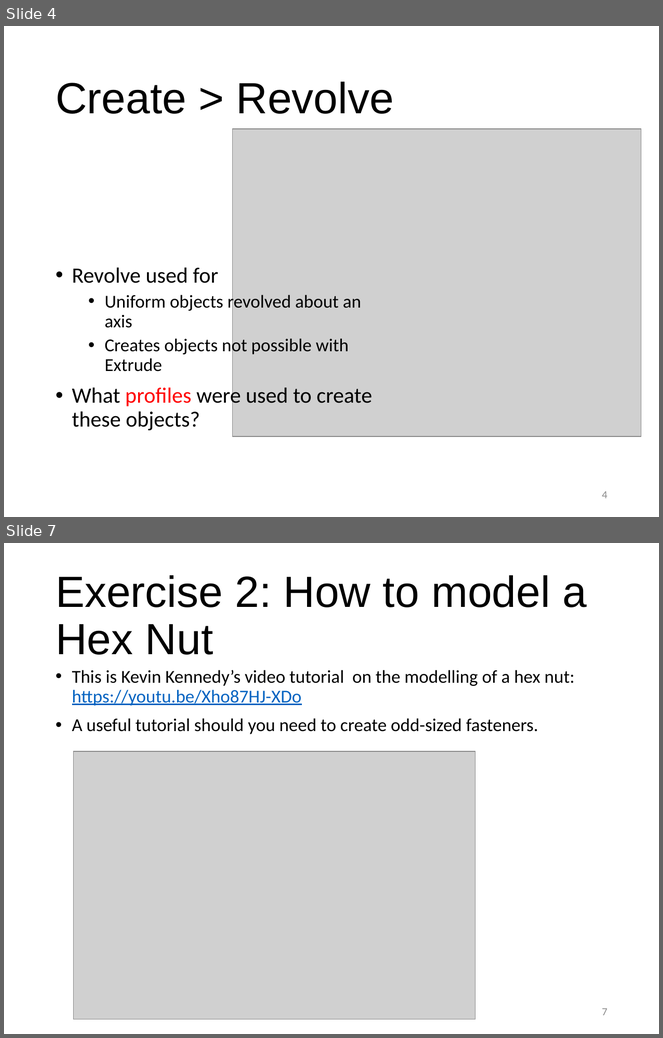
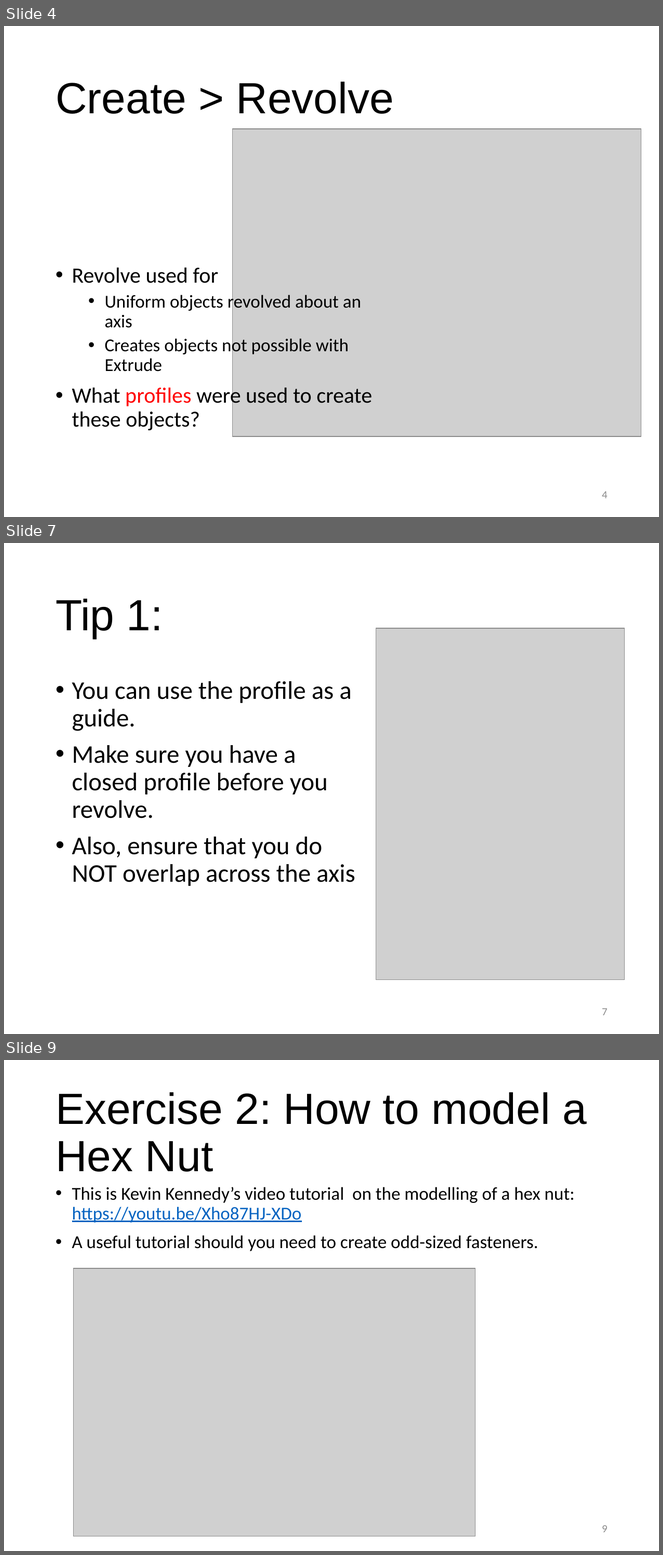
Before and after one commit to RDorville/digfab, a slide deck: presentations/ep1000_3dmodel2/ep1000_3dmodel2.pptx. Shown one above the other, each under a label of ours: slides 4 and 7 before the commit, slides 4, 7 and 9 after it; the slides between them are not shown. The pictures are 663x1038 and 663x1555 pixels, drawn with LibreOffice and Linux fonts; fonts in the diff are those of the drawing; grey boxes stand for pictures; background and template pictures are left out. Boxes give left, top, right and bottom in pixels: in the first picture for what was removed or moved away, otherwise in the second. Text is boxed around its words. In the diff, an @@ line names an element or a change of style, - is before the commit and + after.

```diff
--- a/presentations/ep1000_3dmodel2/ep1000_3dmodel2.pptx
+++ b/presentations/ep1000_3dmodel2/ep1000_3dmodel2.pptx
@@ slide 7 added at [4, 543, 659, 1034], background #FFFFFF @@
@@ title added at [55, 599, 163, 639], 48 pt, text #000000 @@
+Tip 1:
@@ picture added at [376, 628, 625, 980] @@
@@ text added at [72, 681, 356, 886], 28 pt, text #000000 @@
+• You can use the profile as a guide.
+• Make sure you have a closed profile before you revolve.
+• Also, ensure that you do NOT overlap across the axis
@@ page number added at [602, 1008, 608, 1016], 12 pt, text #8C8C8C @@
+7
@@ what was slide 7 is now slide 9 @@
@@ page number at [602, 1525, 608, 1533]: text changed @@
-7
+9
```
Also in this commit, not shown: 1 slide changed, 7 other slides added, 1 slide removed, 8 other files.
